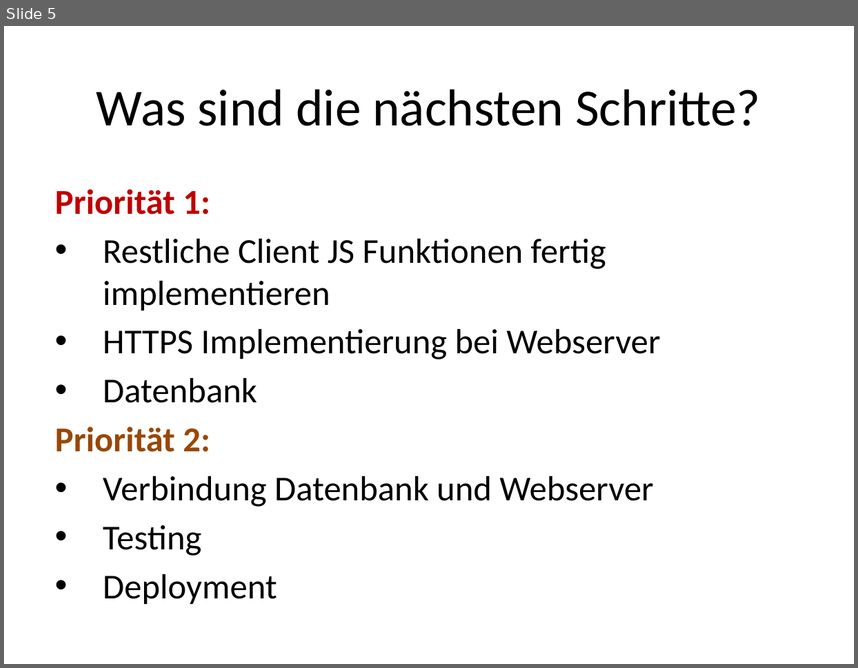
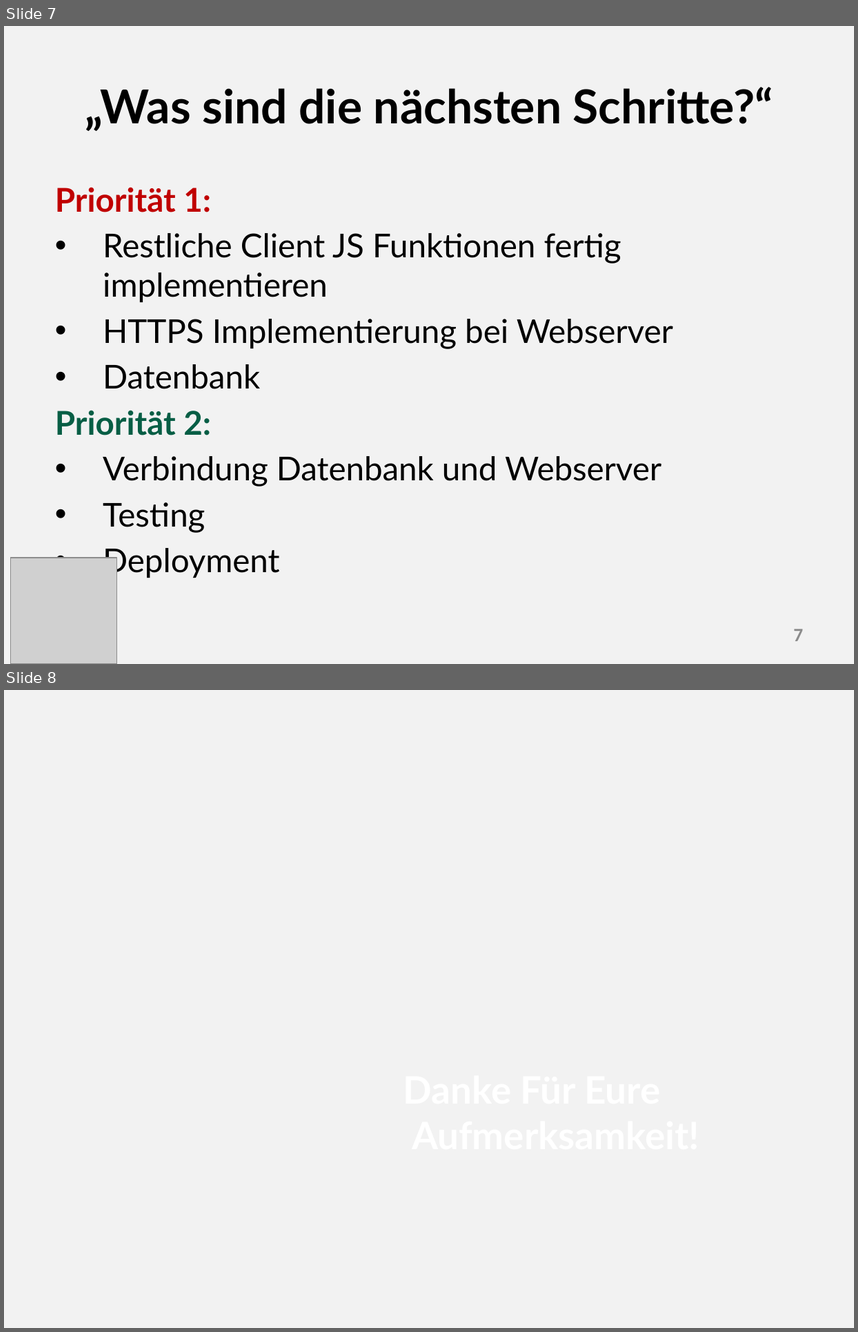
Before and after one commit to valeriapag/E-Mood-Tracker, a slide deck: Doku/Präsentation.pptx. Shown one above the other, each under a label of ours: slide 5 before the commit, slides 7 and 8 after it. The pictures are 858x668 and 858x1332 pixels, drawn with LibreOffice and Linux fonts; fonts in the diff are those of the drawing; grey boxes stand for pictures; background and template pictures are left out. Boxes give left, top, right and bottom in pixels: in the first picture for what was removed or moved away, otherwise in the second. Text is boxed around its words. In the diff, an @@ line names an element or a change of style, - is before the commit and + after.

```diff
--- a/Doku/Präsentation.pptx
+++ b/Doku/Präsentation.pptx
@@ slide 8 added at box(4, 690, 854, 1328), background picture (left out) @@
@@ text added at box(290, 1063, 774, 1188), 32 pt, text #FFFFFF, bold @@
+Danke Für Eure Aufmerksamkeit!
@@ what was slide 5 is now slide 7 @@
@@ slide 7 changed as well @@
@@ background #FFFFFF to #BFBFBF at 19% opacity @@
@@ title at box(85, 87, 773, 131): text changed; size 44 to 39.6 pt; font Calibri to Lato; bold on @@
-Was sind die nächsten Schritte?
+„Was sind die nächsten Schritte?“
@@ text "Priorität 1:" at box(55, 187, 673, 579): size 29.6 to 27.8 pt, font Calibri to Lato; text colour #984807 to #075E45 in "Priorität 2:" @@
@@ picture added at box(11, 557, 117, 664) @@
@@ page number added at box(793, 628, 803, 641), 16 pt, text #8C8C8C, bold @@
+7
```
Also in this commit, not shown: 4 other slides changed, 2 other slides added, 2 other files.
